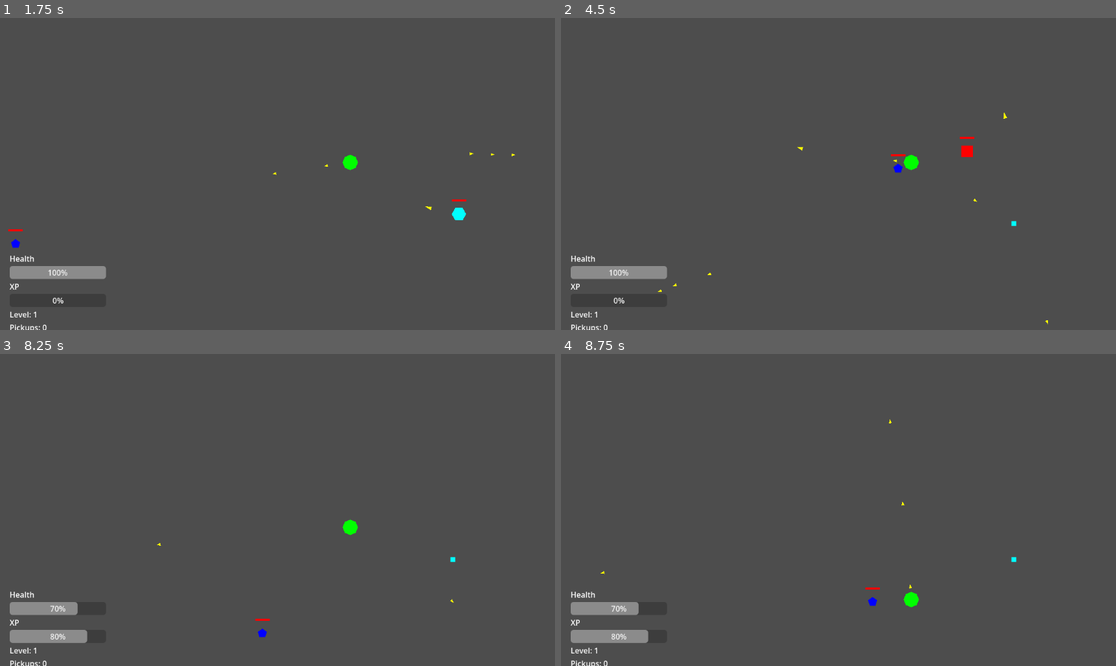
Above: before the commit, frames 1-4 (two rows, left to right).
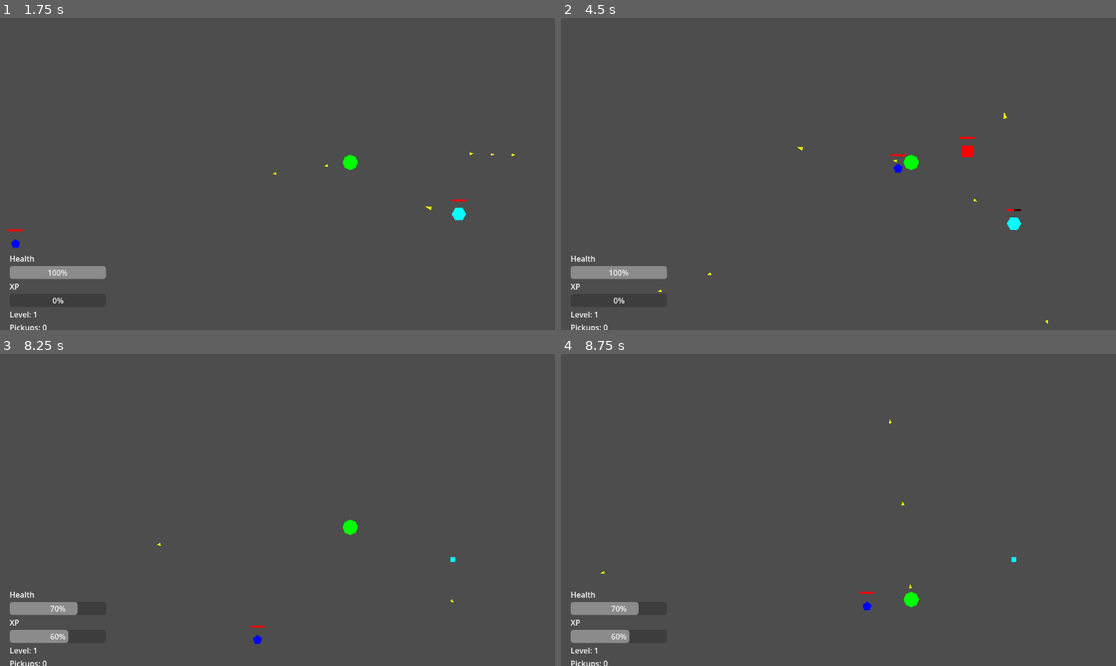
Above: after the commit, the same moments.

Repository: zaamold/Polygon-Protocol
Game: Godot game, scene res://scenes/main.tscn
Two runs of this game, one before a commit and one after it. Both use one fixed random seed, a clock stepped at 60 frames per second and the inputs below.
Inputs (mouse positions are in pixels of both pictures, inside the frame that each line leads up to):
- Up to frame 1 (1.75 s): tap Enter (ui_accept) at 0.5, 0.77, 1.07 s; move the mouse to (399, 158) at 0.52 s; press the mouse at (399, 158) at 0.53 s; hold Right (ui_right) 0.53-1.25 s; release the mouse at (399, 158) at 1.25 s; drag from (166, 189) to (349, 161) at 1.27 s
- Up to frame 2 (4.5 s): move the mouse to (894, 105) at 2.02 s; press the mouse at (894, 105) at 2.03 s; hold Right (ui_right) 2.03-2.75 s; release the mouse at (894, 105) at 2.75 s; drag from (810, 236) to (1016, 161) at 2.77 s; move the mouse to (1005, 220) at 3.52 s; press the mouse at (1005, 220) at 3.53 s; hold Left (ui_left) 3.53-4.25 s; tap Enter (ui_accept) at 3.77, 4.07 s; release the mouse at (1005, 220) at 4.25 s; drag from (672, 127) to (1021, 227) at 4.27 s
- Up to frame 3 (8.25 s): move the mouse to (305, 510) at 5.02 s; press the mouse at (305, 510) at 5.03 s; hold Down (ui_down) 5.03-5.75 s; release the mouse at (305, 510) at 5.75 s; drag from (194, 432) to (427, 363) at 5.77 s; move the mouse to (399, 494) at 6.52 s; press the mouse at (399, 494) at 6.53 s; hold Up (ui_up) 6.53-7.25 s; tap Enter (ui_accept) at 6.77, 7.07 s; release the mouse at (399, 494) at 7.25 s; drag from (166, 525) to (455, 559) at 7.27 s; move the mouse to (333, 441) at 8.02 s; press the mouse at (333, 441) at 8.03 s; hold Down (ui_down) from 8.03 s (still down)
- Up to frame 4 (8.75 s): keep holding Down (ui_down)

Frame 1 is identical in both runs. In frame 2, less than 0.1% of the frame differs, in the area x 20-83%, y 61-86%; in frame 3, 0.3%, in the area x 9-49%, y 84-93%; in frame 4, 0.3%.

Commit message:
feat: add debug_mode flag to control player debug output
Co-Authored-By: Claude Haiku 4.5 <noreply@anthropic.com>
Claude-Session: https://claude.ai/code/session_01UaYv2jXgsXaBzFTAG9pZkS

Diff:
--- a/scripts/player.gd
+++ b/scripts/player.gd
@@ -6,6 +6,7 @@
 @export var max_health: float = 100.0
 @export var damage_per_hit: float = 10.0
 @export var invincibility_duration: float = 0.5
+@export var debug_mode: bool = false;
 
 var projectile_scene = preload("res://scenes/projectile.tscn")
 var frame_count := 0
@@ -76,7 +77,7 @@
 		shots_fired += 1
 
 	frame_count += 1
-	if frame_count % 60 == 0:
+	if debug_mode && frame_count % 60 == 0:
 		var aim = get_aim_direction()
 		print("Player position: ", position, " | Input: ", input_vector, " | Aim: ", aim, " (length: ", aim.length(), ") | Fire rate: ", fire_rate, " shots/sec")
 		# Auto-fire for testing
Not shown: 1 places in scenes/main.tscn that only renumber resources
